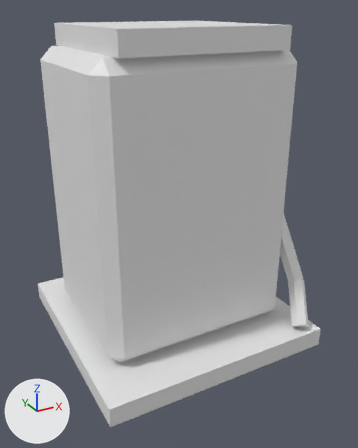
Renders of the OBJ model neoforge/src/main/resources/assets/hdfv/models/block/machine/fuel_dispenser.obj from each side of a commit.
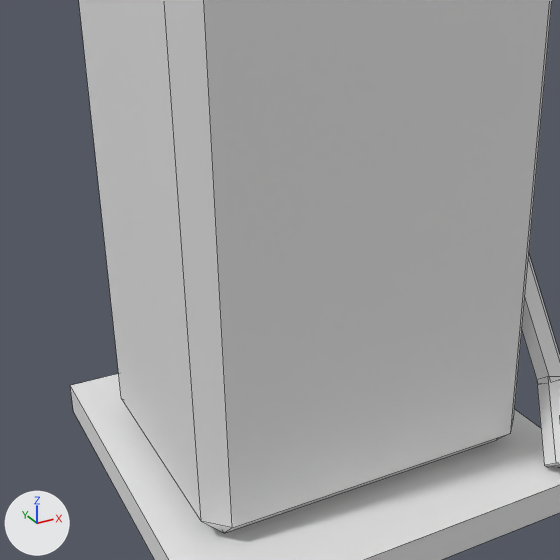
Old and new are each drawn whole from a camera (50 mm lens) standing at (-0.2, -1.853, 1.046) and looking at (0.512, -0.558, 0.398) and again close up on the part from 0% to 84% of the width and 17% to 84% of the height. The axes (+X, +Y, +Z) are drawn at lower left. The lights are the same throughout. The last two pictures show the newer version. The close-ups show mesh edges as thin lines. Materials are left out; every surface is plain grey. Where no turn or scale is listed for an object, it has been applied to the vertices.

The scene before the commit, as lines of its bpy script (objects in view):
```python
me_fuel_dispenser = bpy.data.meshes.new('fuel_dispenser')
me_fuel_dispenser.from_pydata(...)  # 112 vertices, 96 faces; spans x 0.125..0.89, y -0.875..-0.125, z 0.0..1.0
# faces by material slot: [6, 26, 6, 12, 6, 10, 10, 20]
me_fuel_dispenser.materials.append(mat_concrete)
me_fuel_dispenser.materials.append(mat_paint_red)
me_fuel_dispenser.materials.append(mat_screen)
me_fuel_dispenser.materials.append(mat_paint_white)
me_fuel_dispenser.materials.append(mat_dark_steel)
me_fuel_dispenser.materials.append(mat_plastic)
me_fuel_dispenser.materials.append(mat_steel)
me_fuel_dispenser.materials.append(mat_rubber)
ob_fuel_dispenser = bpy.data.objects.new('fuel_dispenser', me_fuel_dispenser)
ob_fuel_dispenser.location = (0.0, 0.0, 0.0)
```
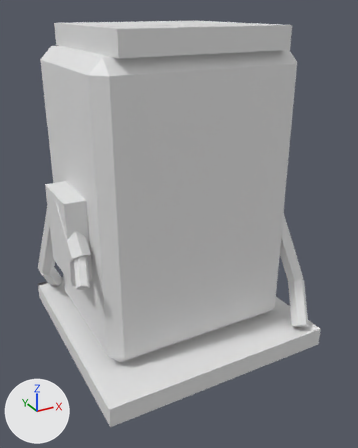
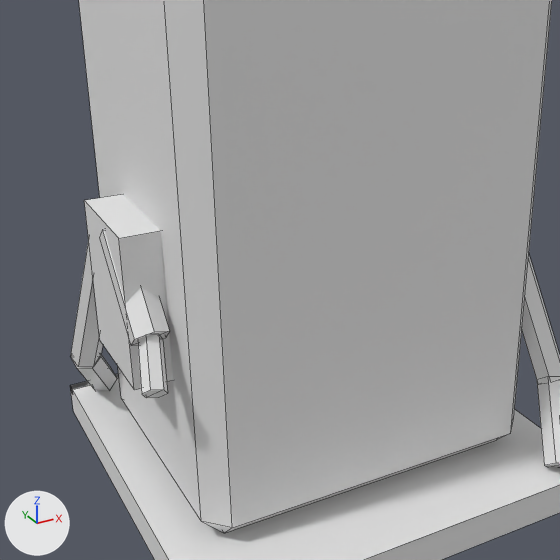
Where the change shows, as pixel boxes (x1, y1, x2, y2) in the close-ups (560 x 560 px):
part 1 of me_fuel_dispenser, added
    after: (84, 194, 173, 390)
part 2 of me_fuel_dispenser, added
    after: (100, 229, 170, 346)
part 3 of me_fuel_dispenser, added
    after: (138, 334, 168, 398)
part 4 of me_fuel_dispenser, added
    after: (71, 240, 103, 367)
part 5 of me_fuel_dispenser, added
    after: (71, 355, 117, 390)

Diff of the bpy script that builds the scene:
```diff
--- a/neoforge/src/main/resources/assets/hdfv/models/block/machine/fuel_dispenser.obj.py
+++ b/neoforge/src/main/resources/assets/hdfv/models/block/machine/fuel_dispenser.obj.py
@@ me_fuel_dispenser @@
 # used by ob_fuel_dispenser; location = (0.0, 0.0, 0.0)
-me_fuel_dispenser.from_pydata(...)  # 112 vertices, 96 faces; spans x 0.125..0.89, y -0.875..-0.125, z 0.0..1.0
+me_fuel_dispenser.from_pydata(...)  # 190 vertices, 160 faces; spans x 0.11..0.89, y -0.875..-0.125, z 0.0..1.001
+# me_fuel_dispenser part 1: a new loose piece, a box spanning x 0.125..0.2, y -0.625..-0.437, z 0.313..0.563
+# me_fuel_dispenser part 2: the loose piece of 12 vertices spanning x 0.823..0.877, y -0.492..-0.327, z 0.385..0.558 is copied, and the copy is turned -84.3 degrees about the x axis through its middle, then moved by (-0.7, -0.181, 0.0); it spans x 0.123..0.177, y -0.673..-0.508, z 0.385..0.558
+# me_fuel_dispenser part 3: the loose piece of 12 vertices spanning x 0.832..0.887, y -0.362..-0.275, z 0.336..0.42 is copied, and the copy is multiplied about its middle by the matrix ((0.905, -0.316, 0.284), (-0.316, -0.053, 0.947), (-0.284, -0.947, -0.147)), then moved by (-0.719, -0.362, 0.0); it spans x 0.113..0.168, y -0.725..-0.638, z 0.336..0.42
+# me_fuel_dispenser part 4: the loose piece of 12 vertices spanning x 0.81..0.89, y -0.774..-0.539, z 0.174..0.539 is copied, and the copy is multiplied about its middle by the matrix ((0.992, 0.063, 0.113), (0.063, 0.53, -0.846), (-0.113, 0.846, 0.522)), then moved by (-0.7, 0.312, 0.0); it spans x 0.11..0.19, y -0.461..-0.226, z 0.174..0.539
+# me_fuel_dispenser part 5: the loose piece of 12 vertices spanning x 0.823..0.877, y -0.492..-0.327, z 0.385..0.558 is copied, and the copy is multiplied about its middle by the matrix ((0.542, 0.656, 0.212), (-0.629, 0.581, -0.191), (-0.283, -0.034, 0.829)), then moved by (-0.688, 0.206, -0.341); it spans x 0.112..0.213, y -0.272..-0.134, z 0.058..0.205
+# other edits to the shape of me_fuel_dispenser do not show in these pictures
```
